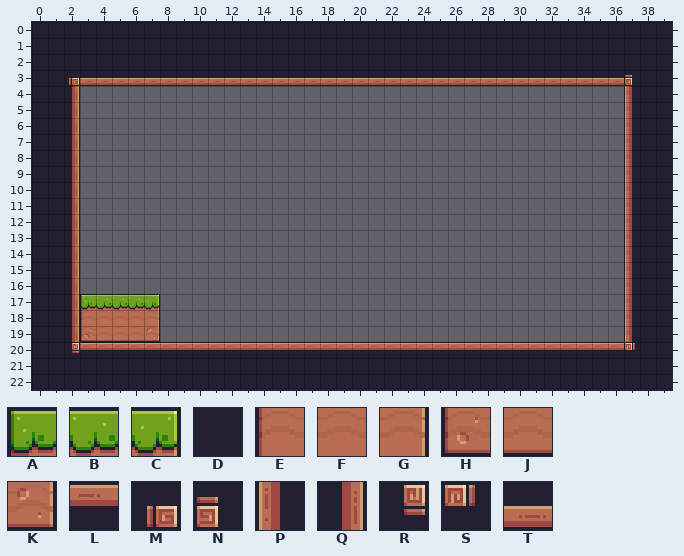
Tiled map, stored at assets/tiles/level-01.tmx. Above, as it was before the edit.
Cells are 16x16 px. Shown: x 0..39, y 0..22.
Key: from "worlds": A 6, B 7, C 8, D 23, E 28, F 29, G 30, H 50, J 51, K 52, L 89, M 91, N 92, P 110, Q 112, R 113, S 114, T 133.
_ is an empty cell.
Layer "Background" before, first column x 0:
 0 DDDDDDDDDDDDDDDDDDDDDDDDDDDDDDDDDDDDDDDD
 1 DDDDDDDDDDDDDDDDDDDDDDDDDDDDDDDDDDDDDDDD
 2 DDDDDDDDDDDDDDDDDDDDDDDDDDDDDDDDDDDDDDDD
 3 DDMTTTTTTTTTTTTTTTTTTTTTTTTTTTTTTTTTTNDD
 4 DDQ__________________________________PDD
 5 DDQ__________________________________PDD
 6 DDQ__________________________________PDD
 7 DDQ__________________________________PDD
 8 DDQ__________________________________PDD
 9 DDQ__________________________________PDD
10 DDQ__________________________________PDD
11 DDQ__________________________________PDD
12 DDQ__________________________________PDD
13 DDQ__________________________________PDD
14 DDQ__________________________________PDD
15 DDQ__________________________________PDD
16 DDQ__________________________________PDD
17 DDQABBBC_____________________________PDD
18 DDQEFFFG_____________________________PDD
19 DDQHJJJK_____________________________PDD
20 DDRLLLLLLLLLLLLLLLLLLLLLLLLLLLLLLLLLLSDD
21 DDDDDDDDDDDDDDDDDDDDDDDDDDDDDDDDDDDDDDDD
22 DDDDDDDDDDDDDDDDDDDDDDDDDDDDDDDDDDDDDDDD
And afterwards:
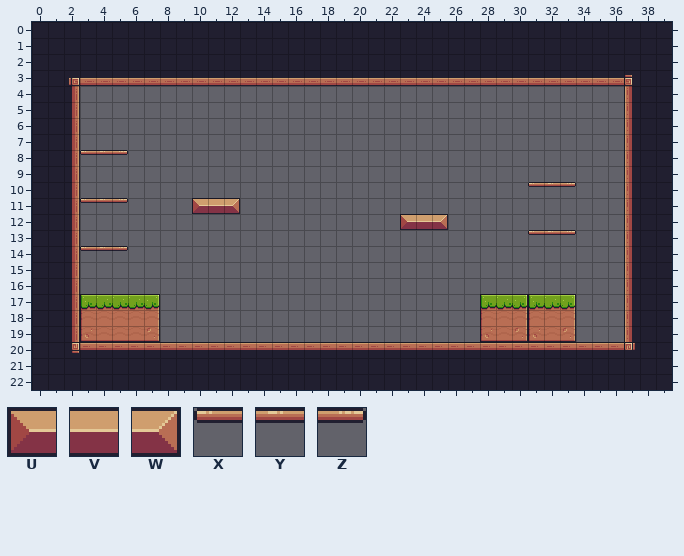
Further tiles: from "worlds": U 12, V 13, W 14, X 39, Y 40, Z 41.
The exact change:
Changed rows in their new state; . is an unchanged cell.
Layer "Background":
first column x 3:
 8 XYZ............................
10 ............................XYZ
11 XYZ....UVW.....................
12 ....................UVW........
13 ............................XYZ
14 XYZ............................
17 .........................ABCABC
18 .........................EFGEFG
19 .........................HJKHJK
Where, in picture pixels (left, top, right, bottom), the same in both pictures:
added: (80, 150, 128, 155)
added: (528, 182, 576, 187)
added: (80, 198, 128, 203)
added: (192, 198, 240, 214)
added: (400, 214, 448, 230)
added: (528, 230, 576, 235)
added: (80, 246, 128, 251)
added: (480, 294, 576, 342)
